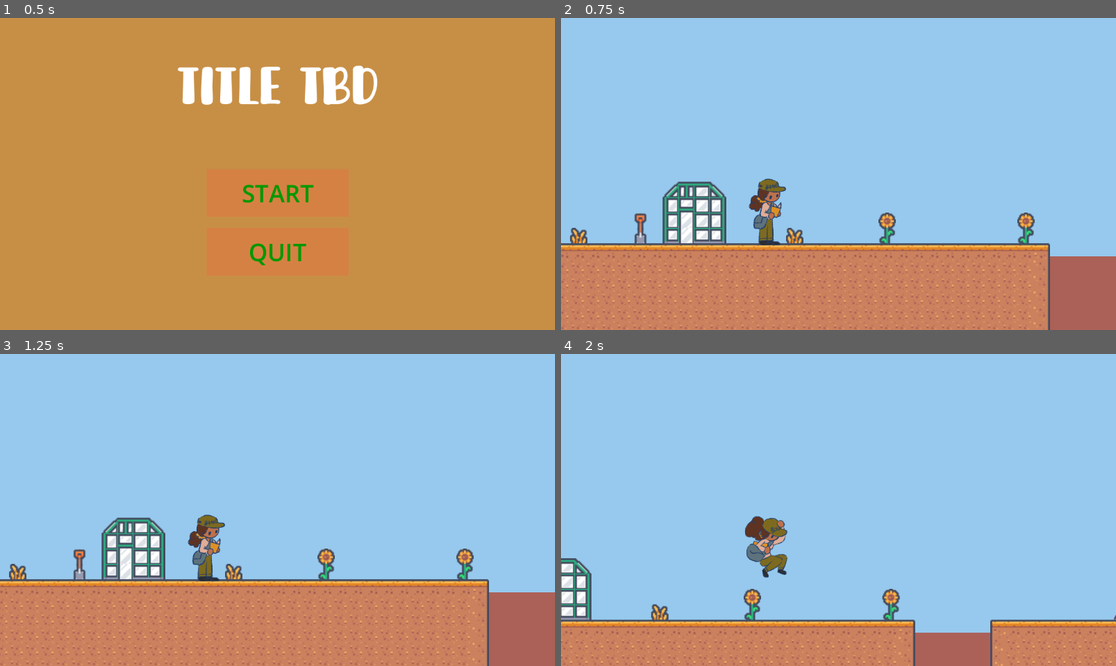
Above: before the commit, frames 1-4 (two rows, left to right).
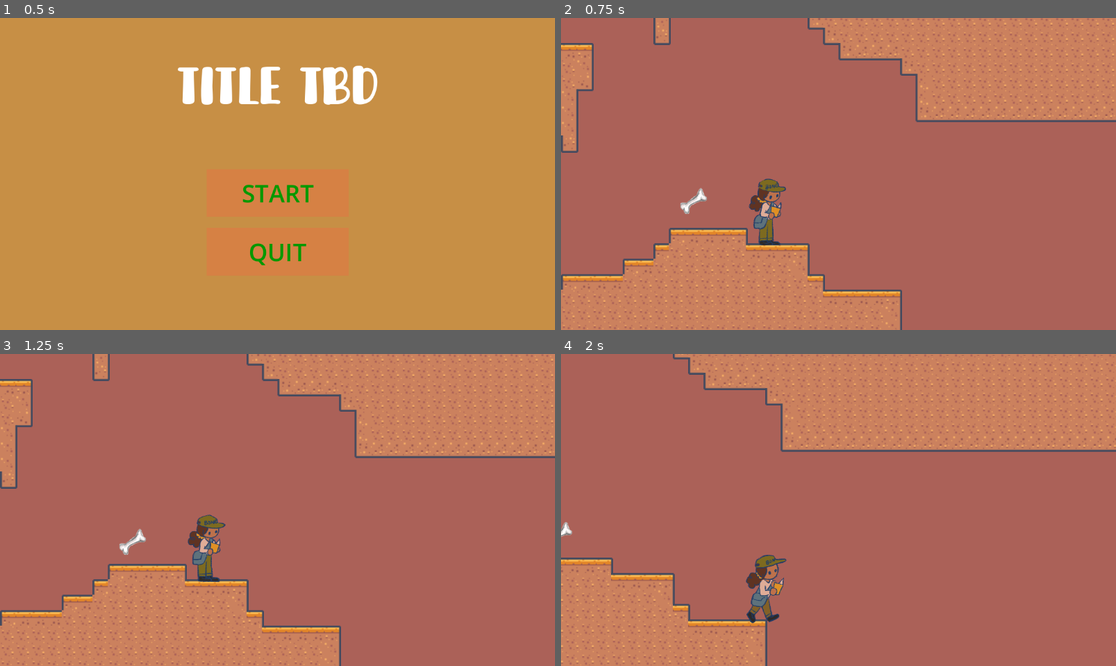
Above: after the commit, the same moments.

Repository: MarkMcG88/GameJam
Game: Godot game, scene res://scenes/MainMenu.tscn
Two runs of this game, one before a commit and one after it. Both use one fixed random seed, a clock stepped at 60 frames per second and the inputs below. Sound files missing from this copy of the repository are replaced by a short silence.
Inputs:
- Up to frame 1 (0.5 s): no input
- Up to frame 2 (0.75 s): click "START" at 0.5 s
- Up to frame 3 (1.25 s): no input
- Up to frame 4 (2 s): hold D (move_right) from 1.28 s (still down); tap Space (jump) at 1.52 s

Frame 1 is identical in both runs. In frame 2, 84% of the frame differs, in the area x 0-100%, y 0-100%; in frame 3, 84%; in frame 4, 93%.

Commit message:
bone collection is now tracked

Diff:
--- a/gamejam/scenes/game.tscn
+++ b/gamejam/scenes/game.tscn
@@ -5,18 +5,18 @@
 [ext_resource type="Texture2D" uid="uid://bak0cf5qo6b58" path="res://assets/art assets/Rocks_assets/Big_Rock_asset.png" id="2_vtaks"]
 [ext_resource type="Texture2D" uid="uid://es44y5sdhxrw" path="res://assets/test-assets/kenney_pixel-platformer-farm-expansion/Tilemap/tilemap_packed.png" id="2_yqjtg"]
 [ext_resource type="Texture2D" uid="uid://cg0wfp5yevvm4" path="res://assets/art assets/Rocks_assets/One_single_small_Rock_asset.png" id="3_kvpfn"]
-[ext_resource type="AudioStream" uid="uid://blyywrvlndswx" path="res://assets/audio/kilimanjaro-calling-andrey-rossi-main-version-30991-01-06.mp3" id="3_lnu2h"]
 [ext_resource type="Texture2D" uid="uid://dn2p2lr0gv40u" path="res://assets/art assets/Rocks_assets/Tiny_Rock_asset.png" id="4_dinhu"]
 [ext_resource type="Script" uid="uid://panxe5b7j8vn" path="res://scripts/deathzone.gd" id="4_iywne"]
 [ext_resource type="Texture2D" uid="uid://o6r55dm65qit" path="res://assets/art assets/Rocks_assets/Two_small_Rocks_together_asset.png" id="5_kvuet"]
 [ext_resource type="Script" uid="uid://c4jd2bo8gprvb" path="res://scripts/checkpoint_manager.gd" id="5_p57ef"]
 [ext_resource type="PackedScene" uid="uid://denjv13nvp03i" path="res://scenes/checkpoint.tscn" id="6_p57ef"]
-[ext_resource type="Script" path="res://scripts/audio_stream_player_2d.gd" id="9_kvpfn"]
 [ext_resource type="PackedScene" uid="uid://bsaqgsv52ta5d" path="res://scenes/bones_collected.tscn" id="11_rysoc"]
 [ext_resource type="PackedScene" uid="uid://dadujtybqv6bh" path="res://scenes/scorpion.tscn" id="12_dinhu"]
 [ext_resource type="PackedScene" uid="uid://5rkvem0ia8i6" path="res://scenes/deathzone.tscn" id="12_kvuet"]
 [ext_resource type="Texture2D" uid="uid://c2ey4tjydk003" path="res://assets/art assets/Bones_inventory_icon_assets/Body_bone_inventory_icon_asset.png" id="14_trtic"]
 [ext_resource type="PackedScene" uid="uid://di7qb0qt0y837" path="res://scenes/bone.tscn" id="15_ir15t"]
+[ext_resource type="PackedScene" uid="uid://cs4y28b0l1ui1" path="res://scenes/hud.tscn" id="17_rysoc"]
+[ext_resource type="PackedScene" uid="uid://dg1r2ykov7tos" path="res://scenes/hud2.tscn" id="18_ssvqc"]
 [ext_resource type="Texture2D" uid="uid://dr7ykcdpnhsb2" path="res://assets/art assets/Bones_inventory_icon_assets/Tail_bone_inventory_icon_asset.png" id="21_e1j6l"]
 
 [sub_resource type="TileSetAtlasSource" id="TileSetAtlasSource_vtaks"]
@@ -566,7 +566,7 @@
 
 [node name="Player" parent="." instance=ExtResource("1_uwrxv")]
 z_index = 99
-position = Vector2(-31, 24)
+position = Vector2(1108, 1239)
 
 [node name="Camera2D" type="Camera2D" parent="Player"]
 position = Vector2(149, -49)
@@ -575,18 +575,11 @@
 limit_bottom = 1530
 limit_smoothed = true
 
-[node name="GameMusic" type="AudioStreamPlayer2D" parent="Player/Camera2D"]
-position = Vector2(193, -8)
-scale = Vector2(1.00323, 1.00237)
-stream = ExtResource("3_lnu2h")
-volume_db = -30.0
-autoplay = true
-max_distance = 4096.0
-script = ExtResource("9_kvpfn")
-
 [node name="BonesCollected" parent="Player/Camera2D" instance=ExtResource("11_rysoc")]
+visible = false
 z_index = 20
-position = Vector2(300, -150)
+z_as_relative = false
+position = Vector2(0, -250)
 
 [node name="Playerspawn" type="Node2D" parent="."]
 position = Vector2(-337, 87)
@@ -634,8 +627,16 @@
 [node name="Sprite2D" parent="Tail - Bone" index="0"]
 texture = ExtResource("21_e1j6l")
 
-[connection signal="finished" from="Player/Camera2D/GameMusic" to="Player/Camera2D/GameMusic" method="_on_finished"]
+[node name="Deathzone2" parent="." instance=ExtResource("12_kvuet")]
+position = Vector2(1890, 1595)
+scale = Vector2(4, 1)
+
+[node name="Control" parent="." instance=ExtResource("17_rysoc")]
+
+[node name="Hud" parent="." instance=ExtResource("18_ssvqc")]
+
 [connection signal="body_entered" from="dz" to="dz" method="_on_body_entered"]
 
 [editable path="Body - Bone"]
 [editable path="Tail - Bone"]
+[editable path="Hud"]
--- /dev/null
+++ b/gamejam/scenes/hud.tscn
@@ -0,0 +1,24 @@
+[gd_scene load_steps=2 format=3 uid="uid://cs4y28b0l1ui1"]
+
+[ext_resource type="PackedScene" uid="uid://bsaqgsv52ta5d" path="res://scenes/bones_collected.tscn" id="1_ahhtf"]
+
+[node name="Control" type="Control"]
+z_index = 20
+layout_mode = 3
+anchors_preset = 15
+anchor_right = 1.0
+anchor_bottom = 1.0
+grow_horizontal = 2
+grow_vertical = 2
+
+[node name="Control" type="Control" parent="."]
+layout_mode = 1
+anchors_preset = 0
+offset_top = -1.0
+offset_right = 1152.0
+offset_bottom = 647.0
+
+[node name="BonesCollected" parent="Control" instance=ExtResource("1_ahhtf")]
+position = Vector2(503, 255)
+
+[editable path="Control/BonesCollected"]
--- /dev/null
+++ b/gamejam/scenes/hud2.tscn
@@ -0,0 +1,18 @@
+[gd_scene load_steps=2 format=3 uid="uid://dg1r2ykov7tos"]
+
+[ext_resource type="PackedScene" uid="uid://bsaqgsv52ta5d" path="res://scenes/bones_collected.tscn" id="2_v2w2e"]
+
+[node name="Hud" type="CanvasLayer"]
+layer = 0
+
+[node name="Control" type="Control" parent="."]
+layout_mode = 3
+anchors_preset = 1
+anchor_left = 1.0
+anchor_right = 1.0
+offset_left = -40.0
+offset_bottom = 40.0
+grow_horizontal = 0
+
+[node name="BonesCollected" parent="Control" instance=ExtResource("2_v2w2e")]
+position = Vector2(-40, 0)
--- a/gamejam/scripts/bones_collected.gd
+++ b/gamejam/scripts/bones_collected.gd
@@ -1,8 +1,4 @@
 extends Node2D
-
-func _process(delta):
-	var viewport_size = get_viewport_rect().size
-	position = Vector2(viewport_size.x - 120, 20)
 
 func update_bones_list(bones: Array):
 
@@ -13,14 +9,13 @@
 
 	print("update bones")
 
-
 	for bone in bones:
 		var sprite = TextureRect.new()
 		sprite.texture = bone.sprite
 		sprite.custom_minimum_size = Vector2(16, 16)
-		sprite.scale = Vector2(0.25, 0.25)
+		sprite.scale = Vector2(0.4, 0.4)
 		sprite.position = Vector2(x_offset, 0)
-		x_offset += 40
+		x_offset -= 80
 		add_child(sprite)
 
 		print(get_children())
--- a/gamejam/scripts/game.gd
+++ b/gamejam/scripts/game.gd
@@ -1,8 +1,9 @@
 extends Node2D
 
 @onready var player = get_node("Player")
-@onready var camera = player.get_node("Camera2D")
-@onready var bones_collected = camera.get_node("BonesCollected")
+@onready var hud = get_node("Hud")
+@onready var control = hud.get_node("Control")
+@onready var bones_collected = control.get_node("BonesCollected")
 
 func _ready():
 	player.bones_updated.connect(bones_collected.update_bones_list)
